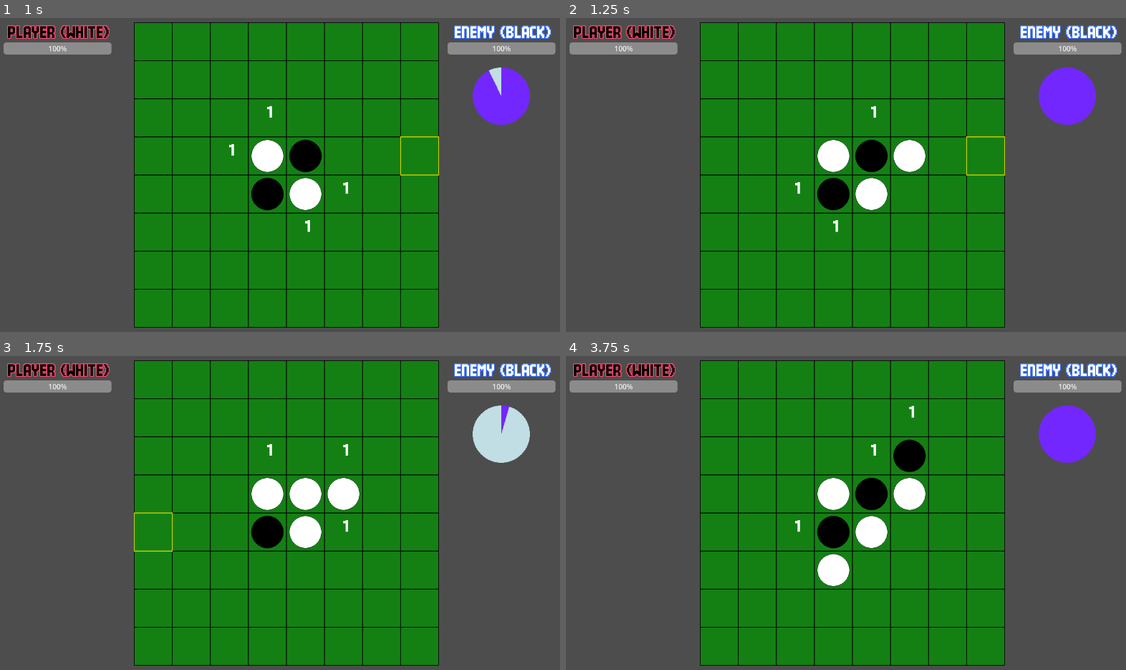
Above: before the commit, frames 1-4 (two rows, left to right).
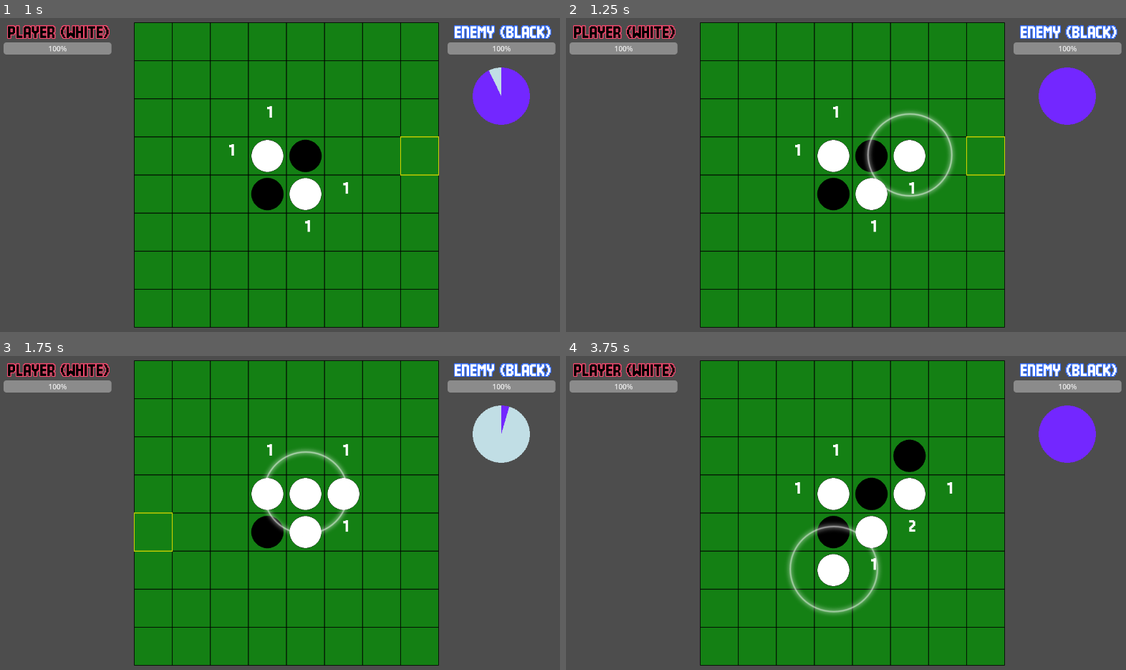
Above: after the commit, the same moments.

Repository: syun77/gd_realtime_reversi
Game: Godot game, scene res://src/scenes/Main.tscn
Same seed, same stepped clock (60 frames per second), same inputs: the game is played once before the commit and once after it.
Inputs (mouse positions are in pixels of both pictures, inside the frame that each line leads up to):
- Up to frame 1 (1 s): move the mouse to (414, 159) at 0.52 s; click (414, 159) at 0.6 s
- Up to frame 2 (1.25 s): no input
- Up to frame 3 (1.75 s): move the mouse to (173, 528) at 1.27 s; click (173, 528) at 1.35 s
- Up to frame 4 (3.75 s): move the mouse to (907, 440) at 2.02 s; click (907, 440) at 2.1 s; move the mouse to (823, 578) at 2.77 s; click (823, 578) at 2.85 s; move the mouse to (1025, 560) at 3.52 s; click (1025, 560) at 3.6 s

Frame 1 is identical in both runs. In frame 2, 1.1% of the frame differs, in the area x 40-70%, y 28-69%; in frame 3, 0.6%; in frame 4, 1.1%, in the area x 39-70%, y 15-83%.

Commit message:
ターン処理まわりの不具合を修正

Diff:
--- a/gd-realtime-reversi/src/objects/Board.gd
+++ b/gd-realtime-reversi/src/objects/Board.gd
@@ -12,7 +12,8 @@
 
 
 var board := Array2D.new(BOARD_SIZE, BOARD_SIZE, Stone.eType.EMPTY) # 盤面データ.
-var board_hint := Array2D.new(BOARD_SIZE, BOARD_SIZE, 0) # 石を置いたときにひっくり返すことができる石の数.
+var board_hint_black := Array2D.new(BOARD_SIZE, BOARD_SIZE, 0) # 黒石を置いたときにひっくり返すことができる石のヒント.
+var board_hint_white := Array2D.new(BOARD_SIZE, BOARD_SIZE, 0) # 白石を置いたときにひっくり返すことができる石のヒント.
 var disc_map:Dictionary[int, Disc] = {} # 石のインスタンス管理用マップ.
 var mouse_pos := Vector2.ZERO # マウス位置.
 var grid_pos := Vector2i.ZERO # マウス位置のグリッド座標.
@@ -30,7 +31,7 @@
 	place_disc(Vector2i(mid,     mid    ), Disc.eType.WHITE)
 	place_disc(Vector2i(mid - 1, mid    ), Disc.eType.BLACK)
 	place_disc(Vector2i(mid,     mid - 1), Disc.eType.BLACK)
-	update_board_hint(_turn) # 盤面のヒントを更新.
+	update_board_hint_all() # 盤面のヒントをすべて更新.
 
 func set_mouse_pos(pos: Vector2) -> void:
 	mouse_pos = pos
@@ -58,9 +59,13 @@
 	return board.is_valid(x, y)
 
 # 指定の位置に石が置けるかどうか.
-func can_place_disc() -> bool:
-	if board_hint.getv_pos(grid_pos) > 0:
-		return true
+func can_place_disc(type: Disc.eType) -> bool:
+	if type == Disc.eType.WHITE:
+		if board_hint_white.getv_pos(grid_pos) > 0:
+			return true
+	else:
+		if board_hint_black.getv_pos(grid_pos) > 0:
+			return true
 	return false
 
 func count_total() -> int:
@@ -76,6 +81,20 @@
 		if value == type:
 			count[0] += 1
 	)
+	return count[0]
+
+func count_hint_total(type: Disc.eType) -> int:
+	var count = [0] # gdscriptのLambdaは外部変数を直接変更できないため、配列にして参照渡しする.
+	if type == Disc.eType.WHITE:
+		board_hint_white.foreach(func(_x, _y, value):
+			if value > 0:
+				count[0] += 1
+		)
+	else:
+		board_hint_black.foreach(func(_x, _y, value):
+			if value > 0:
+				count[0] += 1
+		)
 	return count[0]
 
 # 石を置いたときにひっくり返す石のある座標リストを取得する.
@@ -104,11 +123,11 @@
 	return flip_positions
 
 # 石を置く (プレイヤー用).
-func place_disc_player(type: Disc.eType) -> void:
-	place_disc(grid_pos, type)
+func place_disc_player(type: Disc.eType, is_play_effect:bool=false) -> void:
+	place_disc(grid_pos, type, is_play_effect)
 
 # 石を置く.
-func place_disc(pos: Vector2i, type: Disc.eType) -> void:
+func place_disc(pos: Vector2i, type: Disc.eType, is_play_effect:bool=false) -> void:
 	if not board.is_valid_pos(pos):
 		return # 範囲外は無視.
 
@@ -133,6 +152,19 @@
 		delay = 0.05 * rotating_count
 	disc.set_draw_info(center, radius, type, delay) # 描画情報を更新.
 
+	if is_play_effect:
+		# 石を置いたときのエフェクトを再生.
+		var p = pos_to_world(pos)
+		var color := Color.BLACK if type == Disc.eType.BLACK else Color.WHITE
+		var particle := Particle.spawn(Particle.eType.RING, 0.5, p, 0.2, color)
+		particle.set_max_scale(0.8)
+
+
+func pos_to_world(pos: Vector2i) -> Vector2:
+	var cell_size = _get_cell_size() # セルサイズを更新.
+	var start := _get_board_start()
+	return start + Vector2(pos.x * cell_size + cell_size / 2.0, pos.y * cell_size + cell_size / 2.0)
+
 # 置いた石を基準に盤面の石をひっくり返す
 func flip_disc(x: int, y: int, type: Disc.eType) -> void:
 	var flip_positions := calc_flip_positions(x, y, type)
@@ -144,15 +176,33 @@
 	for p in flip_positions:
 		place_disc(p, type) # 石を配置（ひっくり返す）
 
+# 盤面のヒントをすべて更新.
+func update_board_hint_all() -> void:
+	update_board_hint(Disc.eType.WHITE)
+	update_board_hint(Disc.eType.BLACK)
+
 # 盤面のヒントを更新する.
-func update_board_hint(turn: Disc.eType) -> void:
-	for y in range(BOARD_SIZE):
-		for x in range(BOARD_SIZE):
-			if board.is_empty(x, y):
-				var flip_positions := calc_flip_positions(x, y, turn)
-				board_hint.setv(x, y, flip_positions.size())
+func update_board_hint(type: Disc.eType) -> void:
+	board.foreach(func(x, y, value):
+		if value == Disc.eType.EMPTY:
+			var flip_positions := calc_flip_positions(x, y, type)
+			var cnt = flip_positions.size()
+			if type == Disc.eType.WHITE:
+				board_hint_white.setv(x, y, cnt)
 			else:
-				board_hint.setv(x, y, 0)
+				board_hint_black.setv(x, y, cnt)
+		else:
+			if type == Disc.eType.WHITE:
+				board_hint_white.setv(x, y, 0)
+			else:
+				board_hint_black.setv(x, y, 0)
+	)
+
+func get_board_hint(type: Disc.eType) -> Array2D:
+	if type == Disc.eType.WHITE:
+		return board_hint_white
+	else:
+		return board_hint_black
 
 func _get_cell_size() -> float:
 	var vp_size := get_viewport_rect().size
@@ -206,7 +256,7 @@
 	_draw_mouse_cursor_grid(start, cell_size)
 
 	# 盤面ヒントの描画.
-	board_hint.foreach(func(x, y, hint):
+	board_hint_black.foreach(func(x, y, hint):
 		if hint > 0:
 			_draw_text_board(Vector2i(x, y), str(hint), Color(1, 1, 1))
 	)
--- a/gd-realtime-reversi/src/objects/Particle.gd
+++ b/gd-realtime-reversi/src/objects/Particle.gd
@@ -17,7 +17,6 @@
 var _duration := 1.0 # パーティクルの持続時間.
 var _velocity := Vector2.ZERO # 速度.
 var _decay := 0.97 # 速度減衰率.
-var _color := Color(1, 1, 1, 1) # 色.
 var _base_scale := 1.0 # 基本スケール値.
 var _max_scale := 1.0 # 最大拡大スケール値.
 
@@ -35,7 +34,7 @@
 func setup(type: eType, duration: float, pos: Vector2, sc: float, color: Color) -> void:
 	_type = type
 	position = pos
-	_color = color
+	modulate = color
 	_duration = duration
 	_timer = 0.0
 	_base_scale = sc
@@ -65,7 +64,7 @@
 	match _type:
 		eType.RING:
 			var d = _max_scale - _base_scale
-			scale = Vector2.ONE * Easing.expo_out(d * _get_rate()) # 拡大.
+			scale = Vector2.ONE * (_base_scale + Easing.expo_out(d * _get_rate())) # 拡大.
 			modulate.a = 1.0 - _get_rate() # 徐々に透明に.
 		_:
 			pass
@@ -74,8 +73,9 @@
 # static functions.
 # ------------------------------------------------
 # パーティクルの生成.
-static func spawn(type: eType, duration: float, pos: Vector2, sc: float, color: Color) -> void:
+static func spawn(type: eType, duration: float, pos: Vector2, sc: float, color: Color) -> Particle:
 	var particle = Particle.new()
 	particle.setup(type, duration, pos, sc, color)
 	var layer := Common.get_layer("particle") # パーティクル用のレイヤーを取得.
 	layer.add_child(particle) # パーティクルをレイヤーに追加.
+	return particle
--- a/gd-realtime-reversi/src/scenes/Main.gd
+++ b/gd-realtime-reversi/src/scenes/Main.gd
@@ -15,6 +15,7 @@
 
 @onready var _board := $Board # 盤面.
 @onready var _disc_layer := $DiscLayer # コマの描画用レイヤー.
+@onready var _particle_layer := $ParticleLayer # パーティクルの描画用レイヤー.
 # UI.
 @onready var _ui_layer := $UILayer # UIのレイヤー.
 @onready var _player_hp_bar := %PlayerHPBar # プレイヤーのHPバー (ユニークIDアクセスなのでこの記述で問題ない).
@@ -34,6 +35,7 @@
 	Common.register_layers({
 		"disc": _disc_layer,
 		"ui": _ui_layer,
+		"particle": _particle_layer,
 	})
 	# 盤面の登録.
 	Common.register_board(_board)
@@ -84,7 +86,7 @@
 	# クリックした場所に石を配置.
 	if Input.is_action_just_pressed("click"):
 		# 指定した位置に石が置けるかをチェック.
-		if not _board.can_place_disc():
+		if not _board.can_place_disc(_turn):
 			return # クリックが有効でない場合は無視.
 		_state.change(eState.PLAYER_TURN) # プレイヤーのターンに移行.
 		return
@@ -92,31 +94,31 @@
 	# 敵のATBゲージの更新.
 	_update_enemy_atb(_delta)
 	if Common.is_enemy_atb_full():
-		_state.change(eState.ENEMY_TURN) # 敵のATBゲージが満タンになったら敵のターンに移行.
-		return
+		if _board.count_hint_total(TYPE_ENEMY) > 0: # 敵が置ける場所がある場合のみ敵のターンに移行.
+			_state.change(eState.ENEMY_TURN) # 敵のATBゲージが満タンになったら敵のターンに移行.
+			return
 
 # 更新 > プレイヤーのターン.
 func _update_player_turn(_delta:float) -> void:
 	if _state.is_first():
 		# 石を置く.
-		_board.place_disc_player(_turn) # プレイヤーの石を配置.
+		_board.place_disc_player(_turn, true) # プレイヤーの石を配置.
 		return
 
 	if _state.get_timer() > 0.5: # 石を置いてから0.5秒後にひっくり返す.
 		var pos = _board.grid_pos
 		var list = _board.calc_flip_positions(pos.x, pos.y, _turn) # 置いた石を基準に盤面の石をひっくり返す.
 		for pos2 in list:
-			_board.place_disc(pos2, _turn) # 石を配置（ひっくり返す）
+			_board.place_disc(pos2, _turn, true) # 石を配置（ひっくり返す）
 
-		_board.update_board_hint(_turn) # 盤面のヒントを更新.
+		_update_hint() # ヒントの更新.
 		_state.change(eState.MAIN) # メイン状態に移行.
 
 
 # 更新 > 敵のターン.
 func _update_enemy_turn(_delta:float) -> void:
 	if _state.is_first():
-		_board.update_board_hint(TYPE_ENEMY) # 敵のヒントを更新.
-		var hint:Array2D = _board.board_hint # ヒントを取得.
+		var hint:Array2D = _board.get_board_hint(TYPE_ENEMY) # ヒントを取得.
 		var ret := hint.find_if(func(_x, _y, value):
 			if value > 0:
 				return true # 置ける場所が対象.
@@ -124,14 +126,14 @@
 		)
 		if ret.is_empty():
 			# 置ける場所がない場合はプレイヤーのターンに戻る.
-			_board.update_board_hint(_turn) # 盤面のヒントを更新.
+			_update_hint() # ヒントの更新.
 			_state.change(eState.MAIN)
 			Common.reset_enemy_atb() # 敵のATBゲージをリセット.
 			return
 
 		ret.shuffle() # 置ける場所をランダムにシャッフル.
 		var pos := ret[0] # 最初の場所を選択.
-		_board.place_disc(pos, TYPE_ENEMY) # 石を配置.
+		_board.place_disc(pos, TYPE_ENEMY, true) # 石を配置.
 		_enemy_place_pos = pos # 敵が石を置いた場所を保存.
 		return
 
@@ -139,10 +141,10 @@
 		var pos = _enemy_place_pos
 		var list = _board.calc_flip_positions(pos.x, pos.y, TYPE_ENEMY) # 置いた石を基準に盤面の石をひっくり返す.
 		for pos2 in list:
-			_board.place_disc(pos2, TYPE_ENEMY) # 石を配置（ひっくり返す）
+			_board.place_disc(pos2, TYPE_ENEMY, true) # 石を配置（ひっくり返す）
 
 		Common.reset_enemy_atb() # 敵のATBゲージをリセット.
-		_board.update_board_hint(_turn) # 盤面のヒントを更新.
+		_update_hint() # ヒントの更新.
 		_state.change(eState.MAIN) # プレイヤーのターンに移行.
 
 
@@ -169,6 +171,10 @@
 		rate = 30
 	Common.charge_enemy_atb(delta * rate)
 
+# ヒントの更新.
+func _update_hint() -> void:
+	_board.update_board_hint_all()
+
 # UIの更新.
 func _update_ui() -> void:
 	# HPバーの更新.
--- a/gd-realtime-reversi/src/scenes/Main.tscn
+++ b/gd-realtime-reversi/src/scenes/Main.tscn
@@ -12,6 +12,8 @@
 [node name="Board" parent="." unique_id=1278929866 instance=ExtResource("2_akft7")]
 
 [node name="DiscLayer" type="CanvasLayer" parent="." unique_id=86260554]
+
+[node name="ParticleLayer" type="CanvasLayer" parent="." unique_id=642894943]
 
 [node name="UILayer" type="CanvasLayer" parent="." unique_id=1216050852]
 
